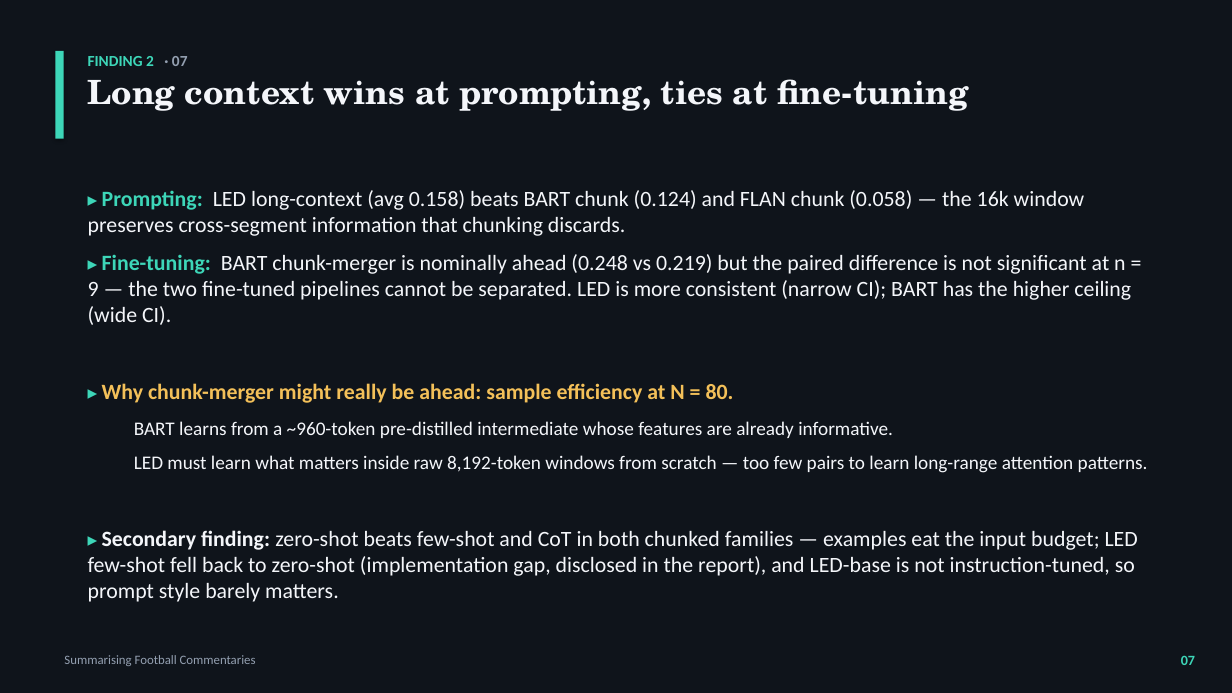
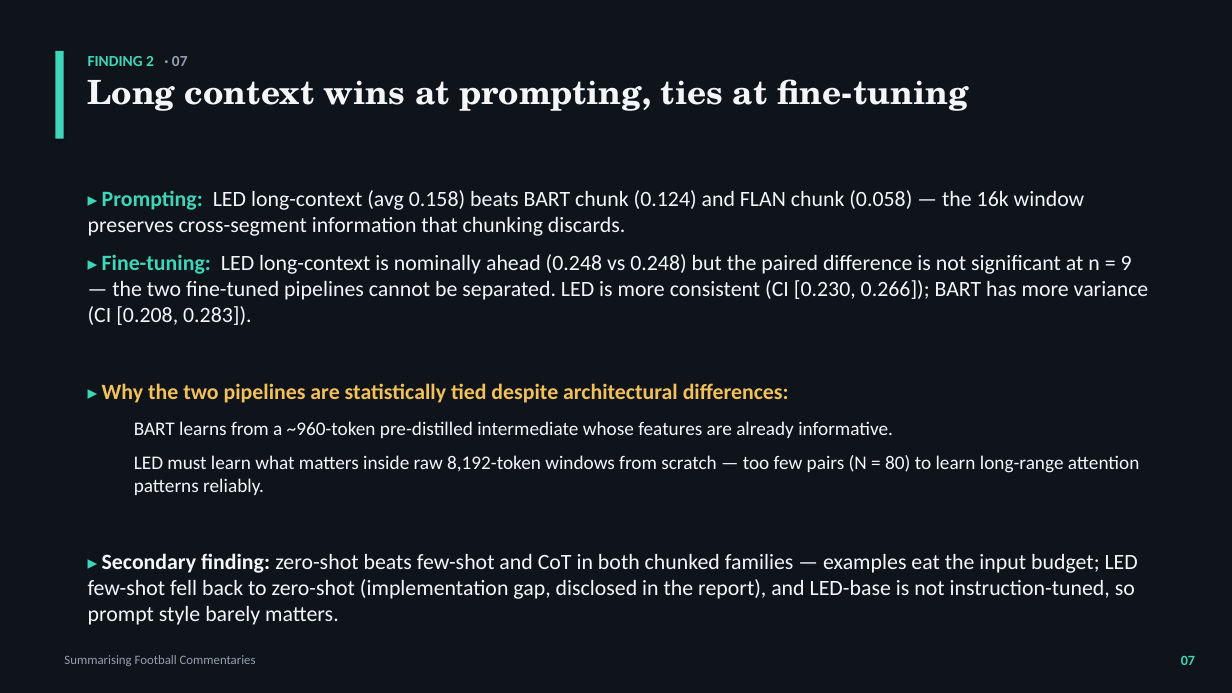
Before and after one commit to christiandalfarra/ANLP_Project, a slide deck: slide 7 of report/slides/ANLP_slides_alt.pptx. Drawn at 1232x693 pixels with LibreOffice and Linux fonts; fonts in the diff are those of the drawing. Boxes give left, top, right and bottom in pixels: in the first picture for what was removed or moved away, otherwise in the second. Text is boxed around its words. In the diff, an @@ line names an element or a change of style, - is before the commit and + after.

```diff
--- a/report/slides/ANLP_slides_alt.pptx
+++ b/report/slides/ANLP_slides_alt.pptx
@@ text at [88, 254, 1149, 403]: text changed @@
-▸ Fine-tuning: BART chunk-merger is nominally ahead (0.248 vs 0.219) but the paired difference is not significant at n = 9 — the two fine-tuned pipelines cannot be separated. LED is more consistent (narrow CI); BART has the higher ceiling (wide CI).
-▸ Why chunk-merger might really be ahead: sample efficiency at N = 80.
+▸ Fine-tuning: LED long-context is nominally ahead (0.248 vs 0.248) but the paired difference is not significant at n = 9 — the two fine-tuned pipelines cannot be separated. LED is more consistent (CI [0.230, 0.266]); BART has more variance (CI [0.208, 0.283]).
+▸ Why the two pipelines are statistically tied despite architectural differences:
@@ text at [134, 455, 1140, 495]: text changed @@
-  LED must learn what matters inside raw 8,192-token windows from scratch — too few pairs to learn long-range attention patterns.
+  LED must learn what matters inside raw 8,192-token windows from scratch — too few pairs (N = 80) to learn long-range attention patterns reliably.
```
Also in this commit, not shown: 3 other slides changed, 17 other files.
